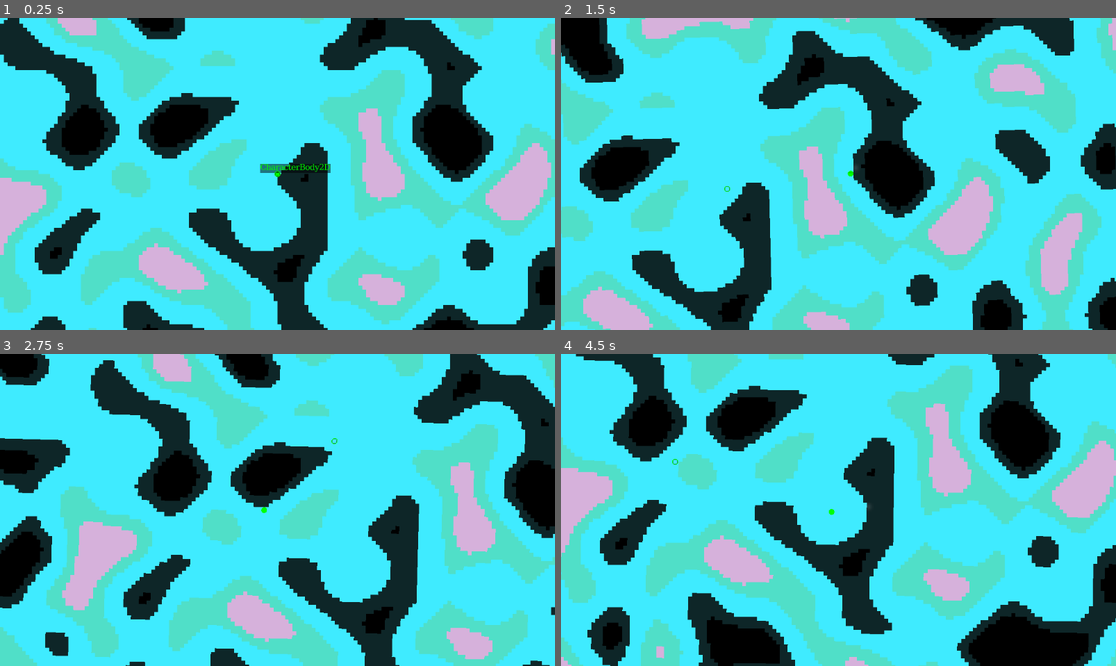
Above: before the commit, frames 1-4 (two rows, left to right).
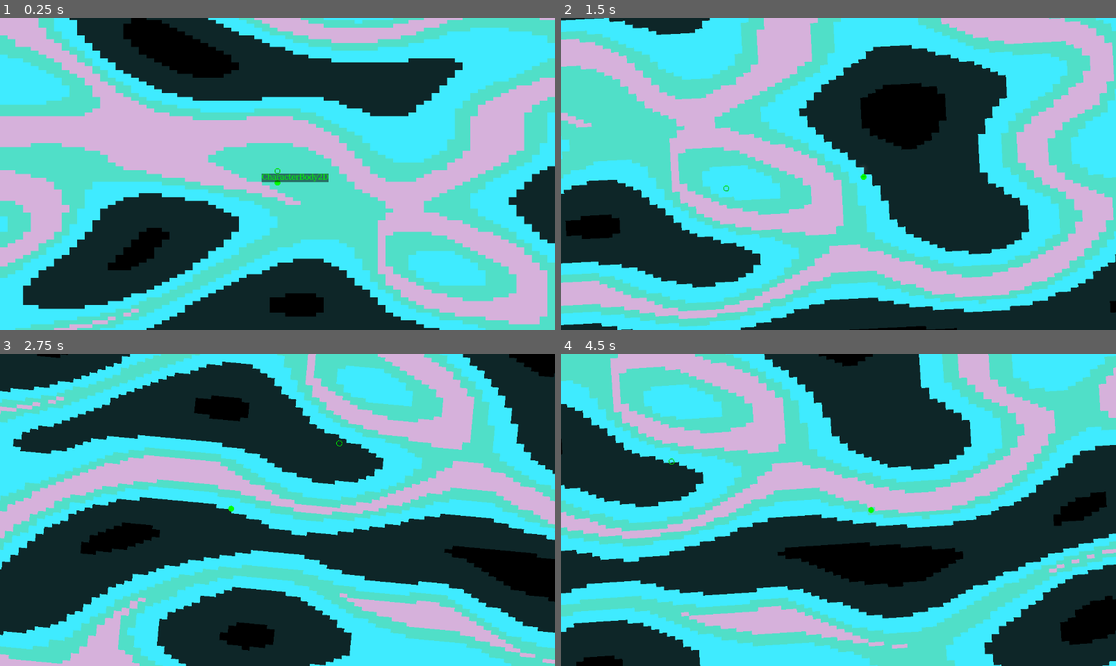
Above: after the commit, the same moments.

Repository: tremisabdoul/2drl
Game: Godot game, scene res://node_2d.tscn
Same seed, same stepped clock (60 frames per second), same inputs: the game is played once before the commit and once after it.
Inputs (mouse positions are in pixels of both pictures, inside the frame that each line leads up to):
- Up to frame 1 (0.25 s): no input
- Up to frame 2 (1.5 s): move the mouse to (960, 158) at 0.52 s; hold Shift 0.53-1.28 s; hold Right (ui_right) from 0.53 s (still down); tap Up (ui_up) at 0.77 s; move the mouse to (727, 189) at 1.27 s; tap Shift at 1.35 s
- Up to frame 3 (2.75 s): tap Up (ui_up) at 1.52 s; move the mouse to (333, 441) at 2.02 s; release Right (ui_right) at 2.03 s; hold Left (ui_left) from 2.03 s (still down); hold Shift from 2.03 s (still down)
- Up to frame 4 (4.5 s): move the mouse to (810, 572) at 2.77 s; release Left (ui_left) at 2.78 s; release Shift at 2.78 s; hold Right (ui_right) 2.78-4.28 s; tap Shift at 2.85, 4.35 s; tap Up (ui_up) at 3.02, 3.77 s; move the mouse to (1005, 556) at 3.52 s; hold Shift 3.53-4.28 s; move the mouse to (672, 463) at 4.27 s; hold Left (ui_left) from 4.28 s (still down)

The runs differ from the first frame. In frame 1, 81% of the frame differs, in the area x 0-100%, y 0-100%; in frame 2, 78%; in frame 3, 75%; in frame 4, 81%.

Commit message:
boom j'ai oubié mais il  as des trucs bien je crois

Diff:
--- /dev/null
+++ b/AnimationPlayer.gd
@@ -0,0 +1,6 @@
+extends AnimationPlayer
+
+
+# Called when the node enters the scene tree for the first time.
+func _ready():
+	play("new_animation")
--- a/CharacterBody2D.gd
+++ b/CharacterBody2D.gd
@@ -19,8 +19,12 @@
 
 
 func _process(delta):
-	if position.y > 1024:
-		position.y = -1024
+	if position.y > (512/2 * 8):
+		position.y -= 512 * 8
+	if position.x > (512/2 * 8):
+		position.x -= 512 * 8
+	if position.x < (-512/2 * 8):
+		position.x += 512 * 8
 	var direction: Vector2 = Input.get_vector("ui_left", "ui_right", "ui_up", "ui_down")
 	if Input.is_key_pressed(KEY_SHIFT):
 		dtbf = delta_time_based_factor(pow(2, 20), delta)
--- a/Sprite2D2.gd
+++ b/Sprite2D2.gd
@@ -1,7 +1,6 @@
 extends Sprite2D
 
 @export var noise: Noise
-@export var seed: int
 @export var gradiant: Gradient
 
 func _enter_tree():
@@ -19,6 +18,7 @@
 		[1, 3], [2, 3], [3, 0], [3, 0], [2, 2], [3, 0], [3, 0], [0, 0]
 	]
 	var image = null
+	var IMAGE = null
 	var dirs = [Vector2.LEFT, Vector2.UP, Vector2.RIGHT, Vector2.DOWN]
 	var type: int
 	var polygon: CollisionPolygon2D
@@ -28,13 +28,17 @@
 	texture.color_ramp = gradiant
 	texture.generate_mipmaps = false
 	texture.noise = noise
-	texture.height = 128
-	texture.width = 2048
+	texture.height = 512
+	texture.width = 512
 	await texture.changed
-	image = texture.get_image()
+	image = Image.create(texture.width, texture.height, false, Image.FORMAT_RGBA8)
+	IMAGE = texture.get_image()
 	print("Map generation: 2/3: Collision generation")
 	add_child(StaticBody2D.new())
 	get_child(0).name = "Body"
+	for y in image.get_height():
+		for x in image.get_width():
+			image.set_pixel(x, y-.5, IMAGE.get_pixel(int(x/2), y-.5))
 	for y in image.get_height():
 		y += .5
 		#print("Map generation: 2/3: (Collisions) ", ((y+.5)/image.get_height())*100, "%")
@@ -60,7 +64,7 @@
 					p.rotate(polygons[type][1]*PI/2)
 					p.position = Vector2(x, y) - Vector2(image.get_size())/2
 					$Body.add_child(p)
-	#texture = null
+	texture = ImageTexture.create_from_image(image)
 	print("Map generation: 3/3")
 	print("Map generation duration: ", Time.get_unix_time_from_system() - start_time, "s")
 
--- /dev/null
+++ b/new_standard_material_3d.tres
@@ -0,0 +1,3 @@
+[gd_resource type="StandardMaterial3D" format=3 uid="uid://d2lonxv21adsr"]
+
+[resource]
--- /dev/null
+++ b/node_3d.tres
@@ -0,0 +1,24 @@
+[gd_resource type="Environment" load_steps=3 format=3 uid="uid://dcfna6427uqrb"]
+
+[sub_resource type="ProceduralSkyMaterial" id="ProceduralSkyMaterial_pi22f"]
+
+[sub_resource type="Sky" id="Sky_gf7pv"]
+sky_material = SubResource("ProceduralSkyMaterial_pi22f")
+
+[resource]
+background_mode = 3
+sky = SubResource("Sky_gf7pv")
+ambient_light_source = 1
+reflected_light_source = 1
+sdfgi_enabled = true
+sdfgi_read_sky_light = false
+sdfgi_cascades = 1
+sdfgi_min_cell_size = 0.25
+glow_blend_mode = 0
+fog_light_color = Color(0.85098, 0.909804, 1, 1)
+fog_light_energy = 3.0
+fog_density = 0.0
+volumetric_fog_density = 0.15
+volumetric_fog_length = 10.0
+volumetric_fog_sky_affect = 0.0
+volumetric_fog_temporal_reprojection_enabled = false
--- /dev/null
+++ b/node_3d.tscn
@@ -0,0 +1,314 @@
+[gd_scene load_steps=24 format=3 uid="uid://dxirsr57qapjc"]
+
+[ext_resource type="Material" uid="uid://d2lonxv21adsr" path="res://new_standard_material_3d.tres" id="1_q6oie"]
+[ext_resource type="Texture2D" uid="uid://cc7yyjgqybcgv" path="res://Background (5).jpg" id="2_70u3o"]
+[ext_resource type="Environment" uid="uid://dcfna6427uqrb" path="res://node_3d.tres" id="2_kv2yr"]
+[ext_resource type="Script" path="res://AnimationPlayer.gd" id="4_usdce"]
+
+[sub_resource type="Animation" id="Animation_bto0v"]
+length = 0.001
+tracks/0/type = "value"
+tracks/0/imported = false
+tracks/0/enabled = true
+tracks/0/path = NodePath("Camera3D:position")
+tracks/0/interp = 1
+tracks/0/loop_wrap = true
+tracks/0/keys = {
+"times": PackedFloat32Array(0),
+"transitions": PackedFloat32Array(1),
+"update": 0,
+"values": [Vector3(-4.5, 2.5, 4.5)]
+}
+tracks/1/type = "value"
+tracks/1/imported = false
+tracks/1/enabled = true
+tracks/1/path = NodePath("Camera3D:rotation")
+tracks/1/interp = 1
+tracks/1/loop_wrap = true
+tracks/1/keys = {
+"times": PackedFloat32Array(0),
+"transitions": PackedFloat32Array(1),
+"update": 0,
+"values": [Vector3(-0.174533, -0.959931, 0)]
+}
+
+[sub_resource type="Animation" id="Animation_jh4y3"]
+resource_name = "new_animation"
+length = 180.0
+loop_mode = 2
+tracks/0/type = "value"
+tracks/0/imported = false
+tracks/0/enabled = true
+tracks/0/path = NodePath("Camera3D:position")
+tracks/0/interp = 1
+tracks/0/loop_wrap = true
+tracks/0/keys = {
+"times": PackedFloat32Array(0, 180, 360),
+"transitions": PackedFloat32Array(1, 1, 1),
+"update": 0,
+"values": [Vector3(-4.5, 2.5, 4.5), Vector3(0, 2.95, 2.195), Vector3(0, 1, -4)]
+}
+tracks/1/type = "value"
+tracks/1/imported = false
+tracks/1/enabled = true
+tracks/1/path = NodePath("Camera3D:rotation")
+tracks/1/interp = 1
+tracks/1/loop_wrap = true
+tracks/1/keys = {
+"times": PackedFloat32Array(0, 180, 360),
+"transitions": PackedFloat32Array(1, 1, 1),
+"update": 0,
+"values": [Vector3(-0.174533, -0.959931, 0), Vector3(-0.349066, -1.5708, 0), Vector3(0.174533, -2.44346, 0)]
+}
+
+[sub_resource type="AnimationLibrary" id="AnimationLibrary_c0sm6"]
+_data = {
+"RESET": SubResource("Animation_bto0v"),
+"new_animation": SubResource("Animation_jh4y3")
+}
+
+[sub_resource type="BoxMesh" id="BoxMesh_ht33m"]
+lightmap_size_hint = Vector2i(34, 71)
+size = Vector3(5, 4, 1)
+
+[sub_resource type="BoxMesh" id="BoxMesh_thj2k"]
+size = Vector3(3, 1, 1)
+
+[sub_resource type="BoxMesh" id="BoxMesh_1pmgq"]
+size = Vector3(1, 4, 1)
+
+[sub_resource type="BoxMesh" id="BoxMesh_q23vt"]
+size = Vector3(10, 1, 10)
+
+[sub_resource type="BoxMesh" id="BoxMesh_45sut"]
+size = Vector3(10, 1, 10)
+
+[sub_resource type="BoxMesh" id="BoxMesh_nhgy0"]
+size = Vector3(3, 3, 1)
+
+[sub_resource type="BoxMesh" id="BoxMesh_yj4ct"]
+size = Vector3(3, 3, 1)
+
+[sub_resource type="BoxMesh" id="BoxMesh_elw2i"]
+size = Vector3(3, 1, 2)
+
+[sub_resource type="BoxMesh" id="BoxMesh_klyd8"]
+size = Vector3(3, 1, 2)
+
+[sub_resource type="BoxMesh" id="BoxMesh_vjcy5"]
+size = Vector3(3, 1.5, 1)
+
+[sub_resource type="BoxMesh" id="BoxMesh_7600n"]
+size = Vector3(10, 4, 1)
+
+[sub_resource type="BoxMesh" id="BoxMesh_3aewa"]
+size = Vector3(4, 4, 2)
+
+[sub_resource type="BoxMesh" id="BoxMesh_cn1un"]
+size = Vector3(1, 4, 6)
+
+[sub_resource type="BoxMesh" id="BoxMesh_g3xdp"]
+size = Vector3(1, 1, 2)
+
+[sub_resource type="PlaneMesh" id="PlaneMesh_rnqlr"]
+
+[sub_resource type="StandardMaterial3D" id="StandardMaterial3D_d35sp"]
+albedo_texture = ExtResource("2_70u3o")
+metallic = 0.1
+roughness = 0.1
+
+[node name="Node3D" type="Node3D"]
+
+[node name="Label3D" type="Label3D" parent="."]
+transform = Transform3D(-4.37114e-08, 0, -1, 0, 1, 0, 1, 0, -4.37114e-08, 3.9, 2.6, 3.1)
+pixel_size = 0.015
+alpha_cut = 1
+outline_modulate = Color(0, 0, 0, 0)
+text = "Tremisabdoul
+-"
+
+[node name="Label3D2" type="Label3D" parent="."]
+transform = Transform3D(-4.37114e-08, 0, -1, 0, 1, 0, 1, 0, -4.37114e-08, 3.9, 1.6, 3.1)
+pixel_size = 0.0075
+alpha_cut = 1
+outline_modulate = Color(0, 0, 0, 0)
+text = "Surement le nom de la
+musique qui va etre écrite"
+outline_size = 0
+
+[node name="DirectionalLight3D" type="DirectionalLight3D" parent="."]
+transform = Transform3D(-0.5, 0.296198, -0.813798, 0, 0.939693, 0.34202, 0.866025, 0.17101, -0.469847, 0, 0, 0)
+light_color = Color(1, 0, 0, 1)
+shadow_enabled = true
+
+[node name="DirectionalLight3D2" type="DirectionalLight3D" parent="."]
+transform = Transform3D(0.961339, 0.208857, -0.179462, 0, 0.651715, 0.758464, 0.275369, -0.729141, 0.626518, 0, 0, 0)
+light_color = Color(0, 1, 0, 1)
+shadow_enabled = true
+
+[node name="DirectionalLight3D3" type="DirectionalLight3D" parent="."]
+transform = Transform3D(0.401625, -0.22154, 0.888604, -0.250749, 0.906619, 0.339363, -0.880808, -0.359113, 0.30857, 0, 0, 0)
+light_color = Color(0, 0, 1, 1)
+shadow_enabled = true
+
+[node name="WorldEnvironment" type="WorldEnvironment" parent="."]
+environment = ExtResource("2_kv2yr")
+
+[node name="Camera3D" type="Camera3D" parent="."]
+transform = Transform3D(0.573577, 0.142244, -0.806708, 0, 0.984808, 0.173648, 0.819152, -0.0996006, 0.564863, -4.5, 2.5, 4.5)
+far = 128.0
+
+[node name="AnimationPlayer" type="AnimationPlayer" parent="."]
+reset_on_save = false
+speed_scale = 64.0
+method_call_mode = 1
+movie_quit_on_finish = true
+libraries = {
+"": SubResource("AnimationLibrary_c0sm6")
+}
+script = ExtResource("4_usdce")
+
+[node name="CSGMesh3D2" type="CSGMesh3D" parent="."]
+transform = Transform3D(1, 0, 0, 0, 1, 0, 0, 0, 1, 1.5, 2, 5.5)
+mesh = SubResource("BoxMesh_ht33m")
+material = ExtResource("1_q6oie")
+
+[node name="CSGMesh3D7" type="CSGMesh3D" parent="."]
+transform = Transform3D(1, 0, 0, 0, 1, 0, 0, 0, 1, -2.5, 3.5, 5.5)
+mesh = SubResource("BoxMesh_thj2k")
+material = ExtResource("1_q6oie")
+
+[node name="CSGMesh3D9" type="CSGMesh3D" parent="."]
+transform = Transform3D(1, 0, 0, 0, 1, 0, 0, 0, 1, -4.5, 2, 5.5)
+mesh = SubResource("BoxMesh_1pmgq")
+material = ExtResource("1_q6oie")
+
+[node name="CSGMesh3D10" type="CSGMesh3D" parent="."]
+transform = Transform3D(1, 0, 0, 0, 1, 0, 0, 0, 1, -3.5, 2, 2.5)
+mesh = SubResource("BoxMesh_1pmgq")
+material = ExtResource("1_q6oie")
+
+[node name="CSGMesh3D11" type="CSGMesh3D" parent="."]
+transform = Transform3D(1, 0, 0, 0, 1, 0, 0, 0, 1, -3.5, 2, -1.5)
+mesh = SubResource("BoxMesh_1pmgq")
+material = ExtResource("1_q6oie")
+
+[node name="CSGMesh3D12" type="CSGMesh3D" parent="."]
+transform = Transform3D(1, 0, 0, 0, 1, 0, 0, 0, 1, 0, 4.5, 0)
+mesh = SubResource("BoxMesh_q23vt")
+material = ExtResource("1_q6oie")
+
+[node name="CSGMesh3D" type="CSGMesh3D" parent="."]
+transform = Transform3D(1, 0, 0, 0, 1, 0, 0, 0, 1, 0, -0.5, 0)
+mesh = SubResource("BoxMesh_45sut")
+material = ExtResource("1_q6oie")
+
+[node name="CSGMesh3D13" type="CSGMesh3D" parent="."]
+transform = Transform3D(1, 0, 0, 0, 1, 0, 0, 0, 1, 6.5, 1.5, -0.5)
+mesh = SubResource("BoxMesh_nhgy0")
+material = ExtResource("1_q6oie")
+
+[node name="CSGMesh3D14" type="CSGMesh3D" parent="."]
+transform = Transform3D(1, 0, 0, 0, 1, 0, 0, 0, 1, 6.5, 1.5, -3.5)
+mesh = SubResource("BoxMesh_yj4ct")
+material = ExtResource("1_q6oie")
+
+[node name="CSGMesh3D15" type="CSGMesh3D" parent="."]
+transform = Transform3D(1, 0, 0, 0, 1, 0, 0, 0, 1, 6.5, 3.5, -2)
+mesh = SubResource("BoxMesh_elw2i")
+material = ExtResource("1_q6oie")
+
+[node name="CSGMesh3D16" type="CSGMesh3D" parent="."]
+transform = Transform3D(1, 0, 0, 0, 1, 0, 0, 0, 1, 6.5, -0.5, -2)
+mesh = SubResource("BoxMesh_klyd8")
+material = ExtResource("1_q6oie")
+
+[node name="CSGMesh3D18" type="CSGMesh3D" parent="."]
+transform = Transform3D(1, 0, 0, 0, 1, 0, 0, 0, 1, 9.5, 1.5, -0.5)
+mesh = SubResource("BoxMesh_nhgy0")
+material = ExtResource("1_q6oie")
+
+[node name="CSGMesh3D19" type="CSGMesh3D" parent="."]
+transform = Transform3D(1, 0, 0, 0, 1, 0, 0, 0, 1, 9.5, 1.5, -3.5)
+mesh = SubResource("BoxMesh_yj4ct")
+material = ExtResource("1_q6oie")
+
+[node name="CSGMesh3D20" type="CSGMesh3D" parent="."]
+transform = Transform3D(1, 0, 0, 0, 1, 0, 0, 0, 1, 9.5, 3.5, -2)
+mesh = SubResource("BoxMesh_elw2i")
+material = ExtResource("1_q6oie")
+
+[node name="CSGMesh3D21" type="CSGMesh3D" parent="."]
+transform = Transform3D(1, 0, 0, 0, 1, 0, 0, 0, 1, 9.5, -0.5, -2)
+mesh = SubResource("BoxMesh_klyd8")
+material = ExtResource("1_q6oie")
+
+[node name="CSGMesh3D22" type="CSGMesh3D" parent="."]
+transform = Transform3D(1, 0, 0, 0, 1, 0, 0, 0, 1, 12.5, 1.5, -0.5)
+mesh = SubResource("BoxMesh_nhgy0")
+material = ExtResource("1_q6oie")
+
+[node name="CSGMesh3D23" type="CSGMesh3D" parent="."]
+transform = Transform3D(1, 0, 0, 0, 1, 0, 0, 0, 1, 12.5, 1.5, -3.5)
+mesh = SubResource("BoxMesh_yj4ct")
+material = ExtResource("1_q6oie")
+
+[node name="CSGMesh3D24" type="CSGMesh3D" parent="."]
+transform = Transform3D(1, 0, 0, 0, 1, 0, 0, 0, 1, 12.5, 3.5, -2)
+mesh = SubResource("BoxMesh_elw2i")
+material = ExtResource("1_q6oie")
+
+[node name="CSGMesh3D25" type="CSGMesh3D" parent="."]
+transform = Transform3D(1, 0, 0, 0, 1, 0, 0, 0, 1, 12.5, -0.5, -2)
+mesh = SubResource("BoxMesh_klyd8")
+material = ExtResource("1_q6oie")
+
+[node name="CSGMesh3D26" type="CSGMesh3D" parent="."]
+transform = Transform3D(1, 0, 0, 0, 1, 0, 0, 0, 1, 15.5, 1.5, -0.5)
+mesh = SubResource("BoxMesh_nhgy0")
+material = ExtResource("1_q6oie")
+
+[node name="CSGMesh3D27" type="CSGMesh3D" parent="."]
+transform = Transform3D(1, 0, 0, 0, 1, 0, 0, 0, 1, 15.5, 1.5, -3.5)
+mesh = SubResource("BoxMesh_yj4ct")
+material = ExtResource("1_q6oie")
+
+[node name="CSGMesh3D28" type="CSGMesh3D" parent="."]
+transform = Transform3D(1, 0, 0, 0, 1, 0, 0, 0, 1, 15.5, 3.5, -2)
+mesh = SubResource("BoxMesh_elw2i")
+material = ExtResource("1_q6oie")
+
+[node name="CSGMesh3D29" type="CSGMesh3D" parent="."]
+transform = Transform3D(1, 0, 0, 0, 1, 0, 0, 0, 1, 15.5, -0.5, -2)
+mesh = SubResource("BoxMesh_klyd8")
+material = ExtResource("1_q6oie")
+
+[node name="CSGMesh3D8" type="CSGMesh3D" parent="."]
+transform = Transform3D(1, 0, 0, 0, 1, 0, 0, 0, 1, -2.5, 0.75, 5.5)
+mesh = SubResource("BoxMesh_vjcy5")
+material = ExtResource("1_q6oie")
+
+[node name="CSGMesh3D3" type="CSGMesh3D" parent="."]
+transform = Transform3D(1, 0, 0, 0, 1, 0, 0, 0, 1, 0, 2, -5.5)
+mesh = SubResource("BoxMesh_7600n")
+material = ExtResource("1_q6oie")
+
+[node name="CSGMesh3D4" type="CSGMesh3D" parent="."]
+transform = Transform3D(1, 0, 0, 0, 1, 0, 0, 0, 1, 3, 2, -4)
+mesh = SubResource("BoxMesh_3aewa")
+material = ExtResource("1_q6oie")
+
+[node name="CSGMesh3D5" type="CSGMesh3D" parent="."]
+transform = Transform3D(1, 0, 0, 0, 1, 0, 0, 0, 1, 4.5, 2, 2)
+mesh = SubResource("BoxMesh_cn1un")
+material = ExtResource("1_q6oie")
+
+[node name="CSGMesh3D6" type="CSGMesh3D" parent="."]
+transform = Transform3D(1, 0, 0, 0, 1, 0, 0, 0, 1, 4.5, 3.5, -2)
+mesh = SubResource("BoxMesh_g3xdp")
+material = ExtResource("1_q6oie")
+
+[node name="CSGMesh3D17" type="CSGMesh3D" parent="."]
+transform = Transform3D(-4.37114e-08, -1, 4.37114e-08, 0, -4.37114e-08, -1, 1, -4.37114e-08, 1.91069e-15, 3.9, 2.2, 0.4)
+mesh = SubResource("PlaneMesh_rnqlr")
+material = SubResource("StandardMaterial3D_d35sp")
--- a/noise.tres
+++ b/noise.tres
@@ -2,9 +2,6 @@
 
 [resource]
 noise_type = 3
-seed = 2
-frequency = 0.05
-fractal_type = 0
-fractal_octaves = 10
-fractal_lacunarity = 8.0
-fractal_gain = 0.1
+frequency = 0.002
+fractal_type = 2
+fractal_gain = 4.0
--- a/noise_ramp.tres
+++ b/noise_ramp.tres
@@ -2,5 +2,5 @@
 
 [resource]
 interpolation_mode = 1
-offsets = PackedFloat32Array(0, 0.3, 0.4, 0.605911, 0.73399)
+offsets = PackedFloat32Array(0, 0.3, 0.6, 0.75, 0.85)
 colors = PackedColorArray(0, 0, 0, 1, 0.0588235, 0.14902, 0.160784, 1, 0.25098, 0.92549, 1, 1, 0.317647, 0.878431, 0.784314, 1, 0.839216, 0.694118, 0.862745, 1)
--- a/project.godot
+++ b/project.godot
@@ -23,3 +23,17 @@
 
 window/size/mode=3
 window/vsync/vsync_mode=0
+
+[rendering]
+
+lights_and_shadows/directional_shadow/soft_shadow_filter_quality=0
+camera/depth_of_field/depth_of_field_bokeh_shape=0
+camera/depth_of_field/depth_of_field_bokeh_quality=0
+environment/ssao/quality=0
+environment/ssil/quality=0
+anti_aliasing/screen_space_roughness_limiter/enabled=false
+scaling_3d/mode=1
+scaling_3d/scale=0.5
+environment/glow/upscale_mode=0
+global_illumination/sdfgi/frames_to_update_lights=4
+environment/volumetric_fog/use_filter=0
Not shown, added: Background (5).jpg.import
Not shown, changed: icon.svg.import
Not shown, added: Background (5).jpg
Not shown, added: nod53BD.tmp
